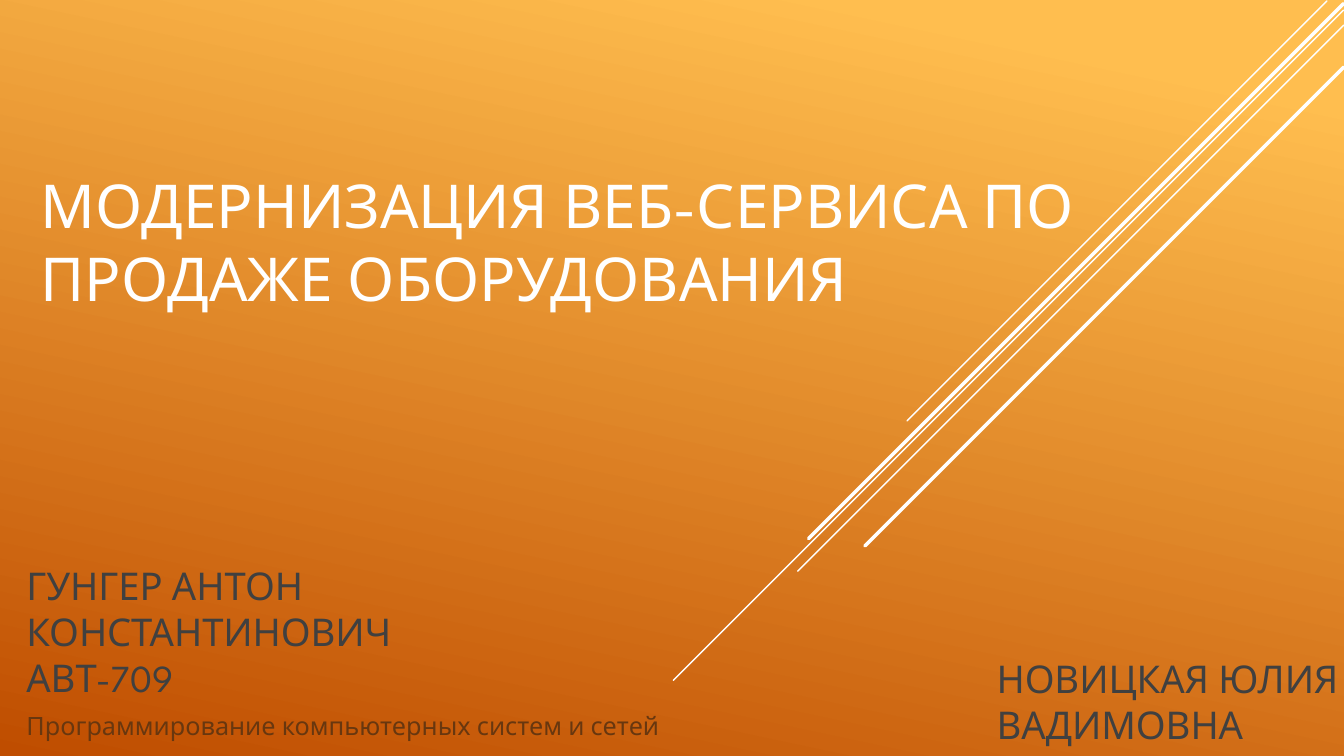
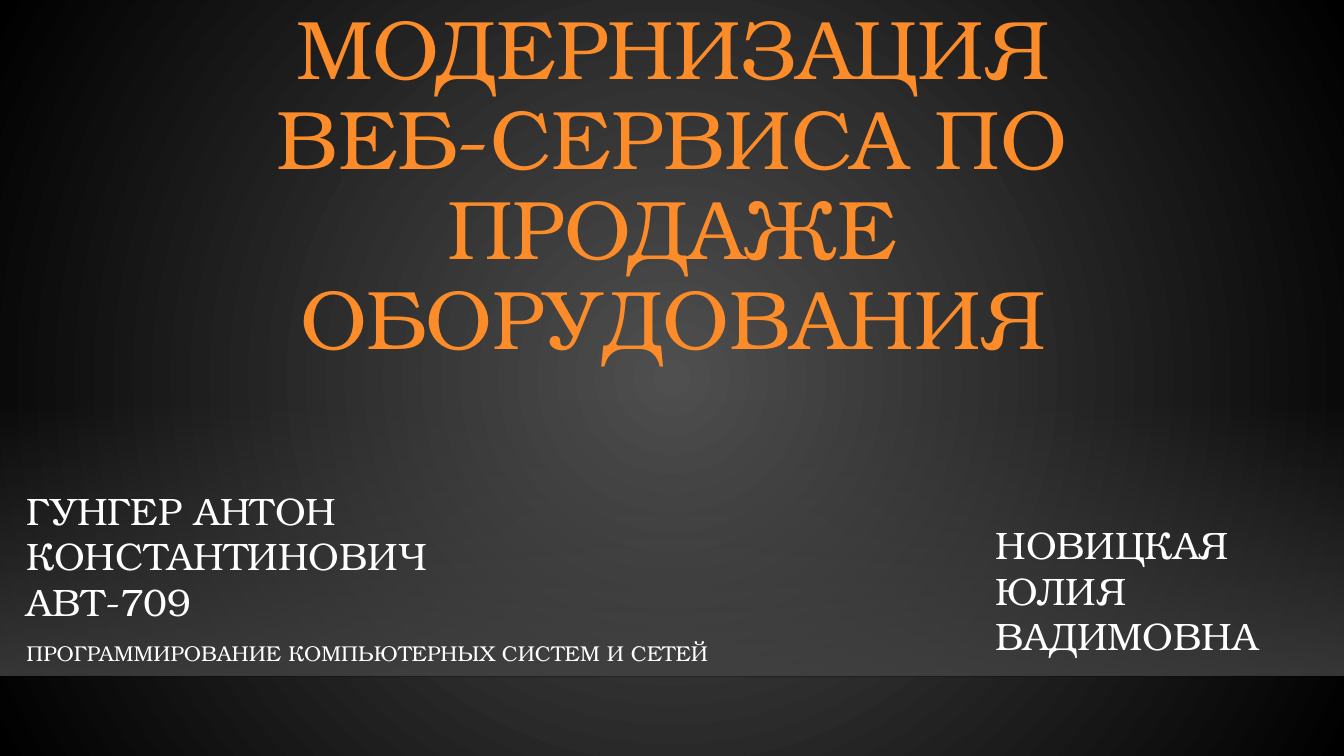
Before and after one commit to gunger28/diploma, a slide deck: slide 1 of Гунгер Диплом презентация.pptx. Drawn at 1344x756 pixels with LibreOffice and Linux fonts; fonts in the diff are those of the drawing; background and template pictures are left out. Boxes give left, top, right and bottom in pixels: in the first picture for what was removed or moved away, otherwise in the second. Text is boxed around its words. In the diff, an @@ line names an element or a change of style, - is before the commit and + after.

```diff
--- a/Гунгер Диплом презентация.pptx
+++ b/Гунгер Диплом презентация.pptx
@@ background gradient #FFBF50 to #C04D00 to gradient #505050 to #000000 @@
@@ title "МОДЕРНИЗАЦИЯ ВЕБ-СЕРВИСА ПО ПРОДАЖЕ ОБОРУДОВАНИЯ": place and size @@
-title "МОДЕРНИЗАЦИЯ ВЕБ-СЕРВИСА ПО ПРОДАЖЕ ОБОРУДОВАНИЯ" at <box>41,184,1074,313</box>
+title "МОДЕРНИЗАЦИЯ ВЕБ-СЕРВИСА ПО ПРОДАЖЕ ОБОРУДОВАНИЯ" at <box>277,21,1067,367</box>
@@ title "МОДЕРНИЗАЦИЯ ВЕБ-СЕРВИСА ПО ПРОДАЖЕ ОБОРУДОВАНИЯ" at <box>277,21,1067,367</box>: size 43.2 to 59.4 pt, font League Spartan to TeX Gyre Bonum, text colour #FFFFFF to #FB8C29; alignment left to centre; line spacing 1 to 0.9 @@
@@ line removed from (1344, 10) to (674, 681) @@
@@ line removed from (1344, 25) to (798, 572) @@
@@ line removed from (1344, 4) to (809, 538) @@
@@ line removed from (1327, 1) to (907, 421) @@
@@ line removed from (1344, 68) to (865, 546) @@
@@ rectangle added at <box>0,399,1344,676</box>, fill gradient #454545 @@
@@ text "ГУНГЕР АНТОН КОНСТАНТИНОВИЧ": place and size @@
-text "ГУНГЕР АНТОН КОНСТАНТИНОВИЧ" at <box>26,572,391,693</box>
+text "ГУНГЕР АНТОН КОНСТАНТИНОВИЧ" at <box>26,498,427,617</box>
@@ text "ГУНГЕР АНТОН КОНСТАНТИНОВИЧ" at <box>26,498,427,617</box>: font League Spartan to TeX Gyre Bonum, text colour #404040 to #FFFFFF @@
@@ text "НОВИЦКАЯ ЮЛИЯ ВАДИМОВНА" at <box>995,532,1258,658</box>: font League Spartan to TeX Gyre Bonum, text colour #404040 to #FFFFFF @@
@@ text "НОВИЦКАЯ ЮЛИЯ ВАДИМОВНА": place and size @@
-text "НОВИЦКАЯ ЮЛИЯ ВАДИМОВНА" at <box>997,665,1338,746</box>
+text "НОВИЦКАЯ ЮЛИЯ ВАДИМОВНА" at <box>995,532,1258,658</box>
@@ subtitle at <box>26,641,708,662</box>: text changed; size 18 to 15.3 pt; font League Spartan to TeX Gyre Bonum; text colour #68380F to #FFFFFF @@
-Программирование компьютерных систем и сетей
+ПРОГРАММИРОВАНИЕ КОМПЬЮТЕРНЫХ СИСТЕМ И СЕТЕЙ
@@ line added from (0, 677) to (1344, 677), #000001 1 pt @@
```
Also in this commit, not shown: 5 other slides changed, 7 slides added, 2 other files.
